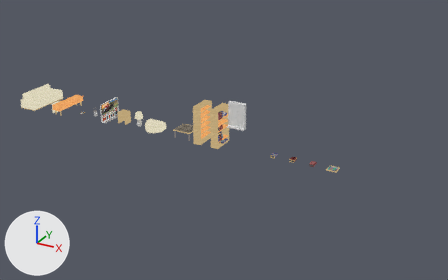
Two versions of the Blender file data_source/models/interior.blend, one commit apart.
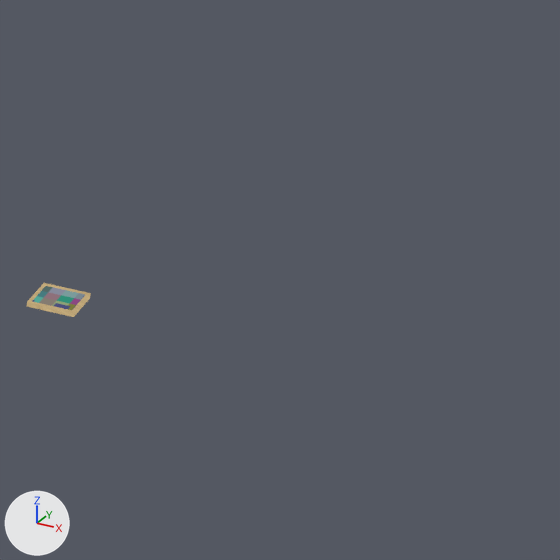
Each version appears first whole from a 50 mm lens placed at (31.05, -25.14, 12.85), pointed at (17.08, 0.27, 0.14), and next in a close-up on the part from 71% to 99% of the width and 37% to 81% of the height. Arrows for +X, +Y and +Z are at lower left; the lights stay in place. The first two pictures are the older version.

The older version as bpy lines, for what is in view:
```python
me_cube_013 = bpy.data.meshes.new('Cube.013')
me_cube_013.from_pydata(...)  # 16 vertices, 14 faces; spans x -0.25..0.25, y -0.25..0.25, z 0.0..0.052
# faces by material slot: [13, 1]
me_cube_013.materials.append(mat_oak)  # picture img_oak_png
me_cube_013.materials.append(mat_books)  # picture img_books_png
ob_frame = bpy.data.objects.new('frame', me_cube_013)
ob_frame.location = (23.0, 0.0, 0.0)
```
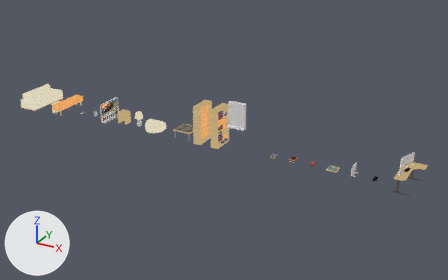
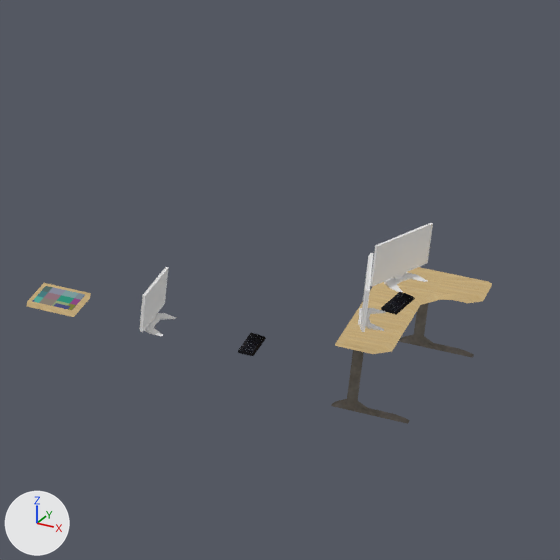
Location of each change, (x1, y1, x2, y2) in pixels of the close-ups (560 x 560 px):
'desk_with_computer', added
    after: (331, 223, 492, 424)
    faces in mat_oak (picture img_oak_png): (335, 267, 492, 354)
    faces in mat_no_texture (white #e7e7e7): (358, 223, 433, 332)
    faces in mat_concrete_dark (picture img_concrete_dark_png): (331, 303, 474, 424)
    faces in mat_keyboard (picture img_keyboard_png): (381, 292, 415, 315)
'computer_monitor', added
    after: (139, 267, 176, 336)
'keyboard', added
    after: (238, 332, 266, 356)

The change in detail:
Picture 'keyboard.png' (img_keyboard_png) is new.
Picture 'concrete_dark.png' (img_concrete_dark_png) is new.
Material 'keyboard' (mat_keyboard) is new.
Its texture is img_keyboard_png.
Material 'concrete_dark' (mat_concrete_dark) is new.
Its texture is img_concrete_dark_png.
Mesh me_cube_018 is new.
It has 58 vertices, 36 faces and spans x -0.078..0.075, y -0.22..0.22, z 0.0..0.033.
It uses material mat_keyboard (picture img_keyboard_png).
Mesh me_cube_017 is new.
It has 58 vertices, 43 faces and spans x -0.068..0.158, y -0.363..0.363, z 0.0..0.466.
It uses material mat_no_texture (white #e7e7e7).
Mesh me_cube_014 is new.
It has 272 vertices, 205 faces and spans x 0.01..1.01, y -1.0..1.0, z 0.0..1.25.
Faces by material slot: [80, 30, 35, 60].
It uses material mat_no_texture (white #e7e7e7).
It uses material mat_oak (picture img_oak_png).
It uses material mat_keyboard (picture img_keyboard_png).
It uses material mat_concrete_dark (picture img_concrete_dark_png).
Object 'keyboard' (ob_keyboard) is new; it shows me_cube_018.
Its location is (25.0, 0.0, 0.0).
Object 'computer_monitor' (ob_computer_monitor) is new; it shows me_cube_017.
Its location is (24.0, 0.0, 0.0).
Object 'desk_with_computer' (ob_desk_with_computer) is new; it shows me_cube_014.
Its location is (26.0, 0.0, 0.0).
